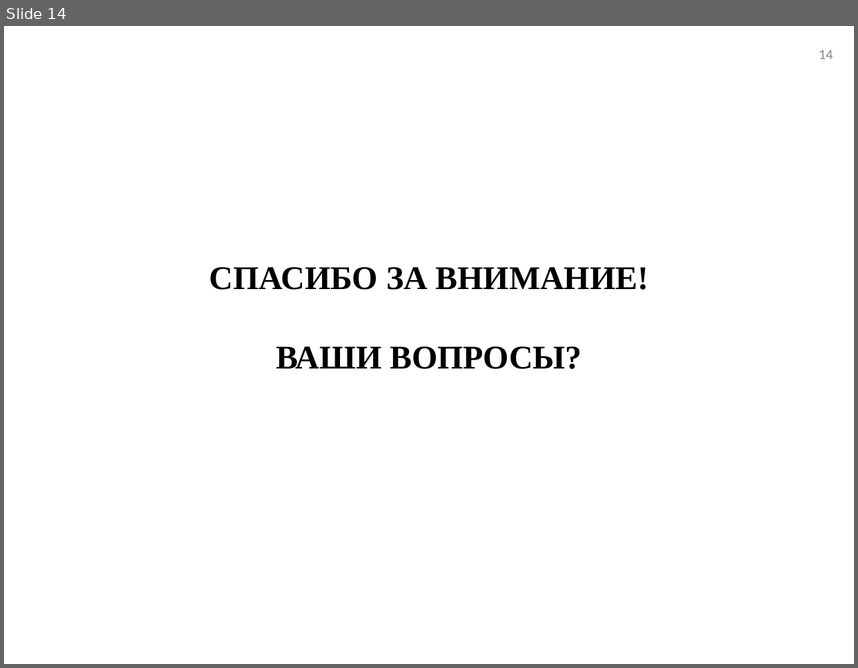
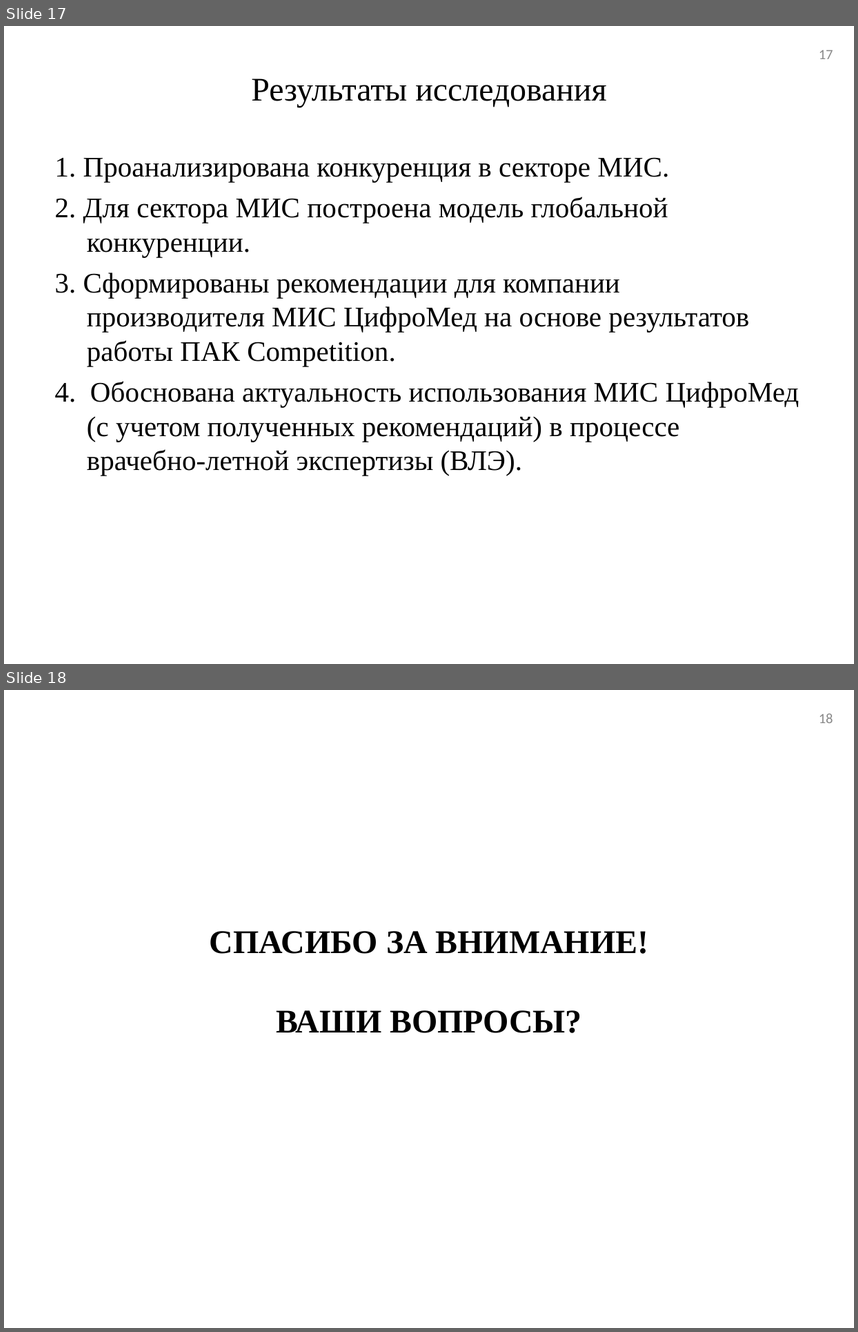
Before and after one commit to tehdoorsareopen/science, a slide deck: _Аспирантура/_Статьи/Алушта16/Алушта16.ppt. Shown one above the other, each under a label of ours: slide 14 before the commit, slides 17 and 18 after it. The pictures are 858x668 and 858x1332 pixels, drawn with LibreOffice and Linux fonts; fonts in the diff are those of the drawing. Boxes give left, top, right and bottom in pixels: in the first picture for what was removed or moved away, otherwise in the second. Text is boxed around its words. In the diff, an @@ line names an element or a change of style, - is before the commit and + after.

```diff
--- a/_Аспирантура/_Статьи/Алушта16/Алушта16.ppt
+++ b/_Аспирантура/_Статьи/Алушта16/Алушта16.ppt
@@ slide 17 added at [4, 26, 854, 664], background #FFFFFF @@
@@ page number added at [819, 50, 833, 59], 12 pt, text #898989 @@
+17
@@ title added at [251, 78, 606, 107], 28 pt, text #000000 @@
+Результаты исследования
@@ text added at [55, 157, 800, 475], 24 pt, text #000000 @@
+1. Проанализирована конкуренция в секторе МИС.
+2. Для сектора МИС построена модель глобальной конкуренции.
+3. Сформированы рекомендации для компании производителя МИС ЦифроМед на основе результатов работы ПАК Competition.
+4. Обоснована актуальность использования МИС ЦифроМед (с учетом полученных рекомендаций) в процессе врачебно-летной экспертизы (ВЛЭ).
@@ what was slide 14 is now slide 18 @@
@@ page number at [819, 713, 833, 723]: text changed @@
-14
+18
```
Also in this commit, not shown: 1 slide changed, 13 other slides added, 10 slides removed, 10 other files.
